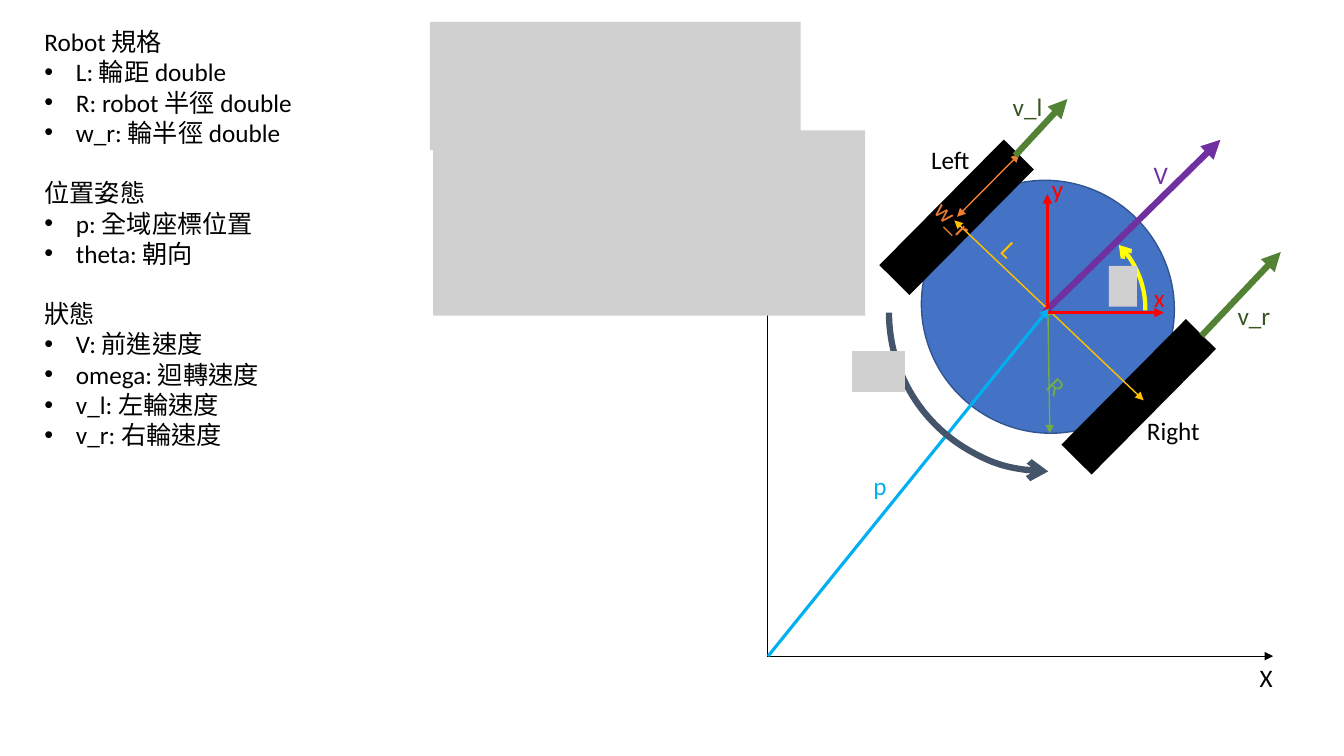
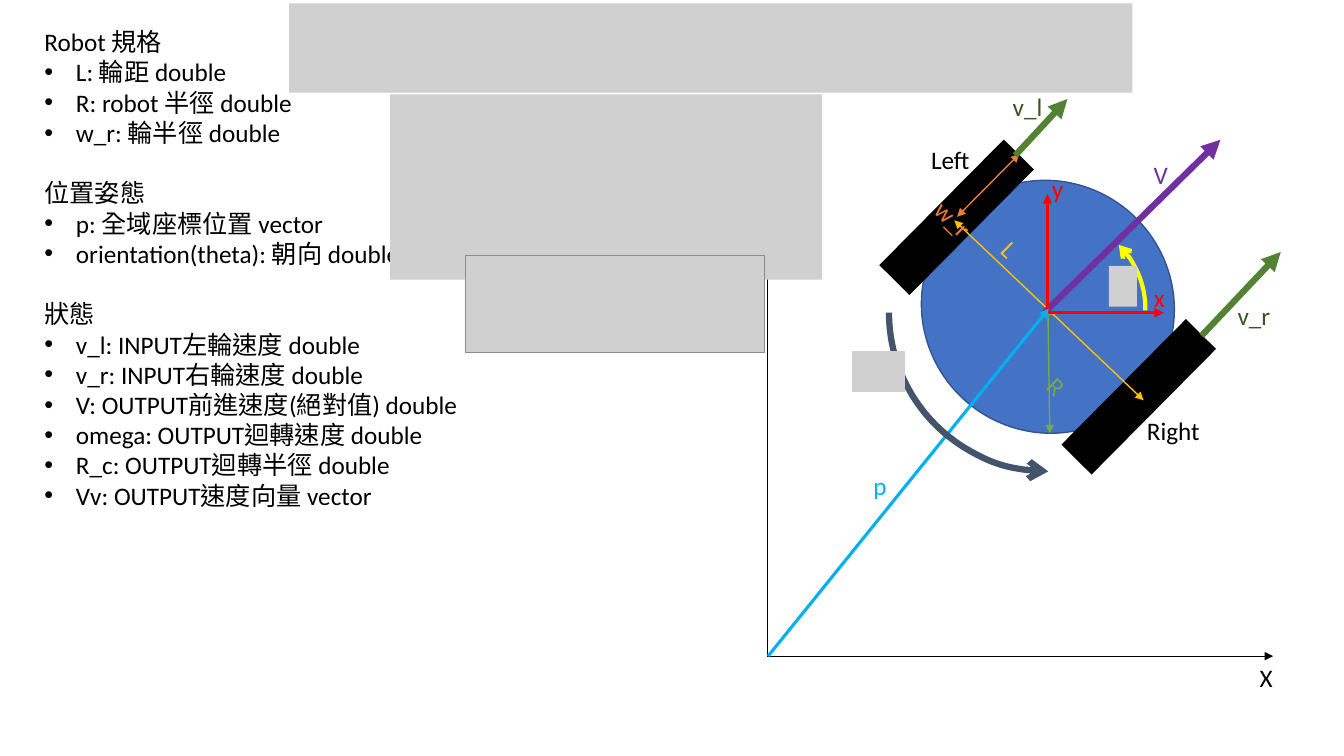
Before and after one commit to Yi-An-Wang/institute_information, a slide deck: slide 2 of path_planing/VO_code_try/robot_properties.pptx. Drawn at 1344x756 pixels with LibreOffice and Linux fonts; fonts in the diff are those of the drawing; grey boxes stand for pictures. Boxes give left, top, right and bottom in pixels: in the first picture for what was removed or moved away, otherwise in the second. Text is boxed around its words. In the diff, an @@ line names an element or a change of style, - is before the commit and + after.

```diff
--- a/path_planing/VO_code_try/robot_properties.pptx
+++ b/path_planing/VO_code_try/robot_properties.pptx
@@ picture: place and size @@
-picture at [430,22,801,150]
+picture at [289,3,1133,93]
@@ picture: place and size @@
-picture at [434,130,866,316]
+picture at [390,95,823,280]
@@ text at [76,211,399,269]: text changed @@
-• p: 全域座標位置
-• theta: 朝向
+• p: 全域座標位置 vector
+• orientation(theta): 朝向 double
@@ picture added at [466,256,765,353] @@
@@ text at [76,333,457,507]: text changed @@
-• V: 前進速度
-• omega: 迴轉速度
-• v_l: 左輪速度
-• v_r: 右輪速度
+• v_l: INPUT左輪速度 double
+• v_r: INPUT右輪速度 double
+• V: OUTPUT前進速度(絕對值) double
+• omega: OUTPUT迴轉速度 double
+• R_c: OUTPUT迴轉半徑 double
+• Vv: OUTPUT速度向量 vector
```
Also in this commit, not shown: 1 other file.
